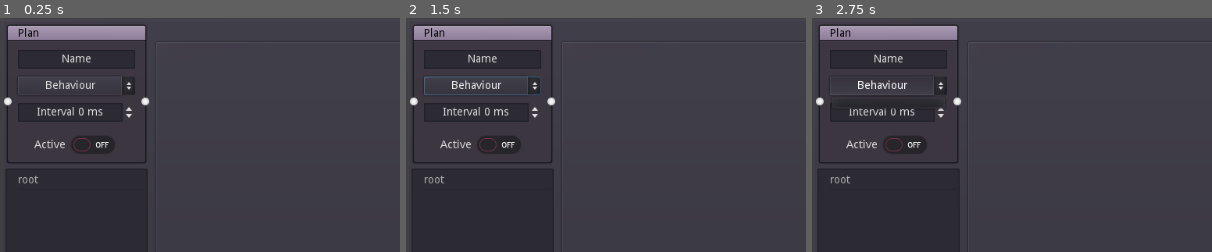
Above: before the commit, frames 1-3 (left to right).
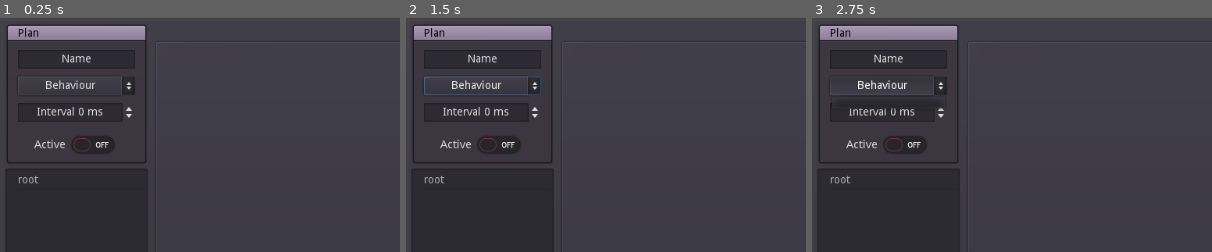
Above: after the commit, the same moments.

Repository: wzli/DynamicPlanTree
Game: Godot game, scene res://app/app.tscn
Same seed, same stepped clock (60 frames per second), same inputs: the game is played once before the commit and once after it.
Inputs:
- Up to frame 1 (0.25 s): no input
- Up to frame 2 (1.5 s): click "Behaviour" at 0.5 s; click "Active" at 1.25 s
- Up to frame 3 (2.75 s): click "Behaviour" at 2 s
The pictures show only the part of the screen within x 0-50%, y 0-50%; the shares and areas given below are measured in that part.

The runs differ from the first frame. In frame 1, 0.1% of the frame differs, in the area x 1-38%, y 33-38%; in frame 2, 0.1%; in frame 3, 0.1%.

Commit message:
minor editor visuals

Diff:
--- a/plan_tree_editor/app/tree.gd
+++ b/plan_tree_editor/app/tree.gd
@@ -7,6 +7,8 @@
 
 func _ready():
 	create_tree(create_item(), Global.plan_tree)
+	$"../PlanNode".set_slot_enabled_left(0, false)
+	$"../PlanNode".set_slot_enabled_right(0, false)
 
 
 func create_tree(root, plan):
